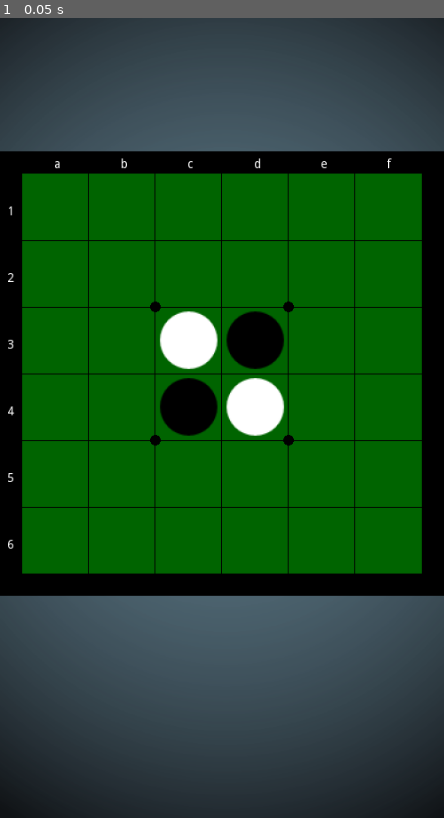
Above: before the commit, frame 1.
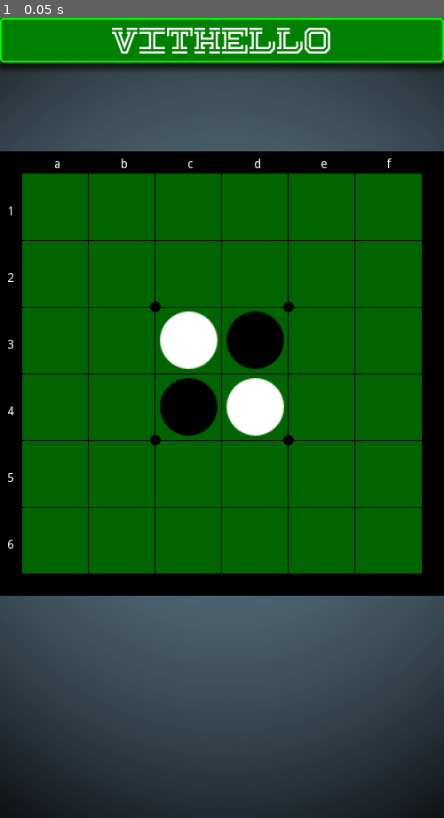
Above: after the commit, the same moment.

Repository: vivisuke/Othello6x6
Game: Godot game, scene res://MainSene.tscn
The game is run twice, just before and just after one commit, with the same random seed, the same clock (stepped at 60 frames per second) and the same inputs.
Inputs:
- Up to frame 1 (0.05 s): no input

The runs differ from the first frame. In frame 1, 6.4% of the frame differs, in the area x 0-100%, y 0-7%.

Commit message:
0060 ◎ C 09/17 09/17 0.001│ToDo│盤面上部にアプリ名「vithello」？表示

Diff:
--- a/Godot/Othello6x6/MainSene.tscn
+++ b/Godot/Othello6x6/MainSene.tscn
@@ -6,6 +6,12 @@
 [ext_resource path="res://images/white.png" type="Texture" id=4]
 [ext_resource path="res://images/black.png" type="Texture" id=5]
 [ext_resource path="res://scripts/MainSene.gd" type="Script" id=6]
+[ext_resource path="res://fonts/Hokjesgeest-PDGB.ttf" type="DynamicFontData" id=7]
+[ext_resource path="res://scripts/TitleBar.gd" type="Script" id=8]
+
+[sub_resource type="DynamicFont" id=2]
+size = 30
+font_data = ExtResource( 7 )
 
 [sub_resource type="TileSet" id=1]
 0/name = "empty.png 0"
@@ -59,6 +65,20 @@
 margin_bottom = 40.0
 texture = ExtResource( 1 )
 
+[node name="TitleBar" type="ColorRect" parent="."]
+margin_right = 500.0
+margin_bottom = 50.0
+color = Color( 0, 0.501961, 0, 1 )
+script = ExtResource( 8 )
+
+[node name="Label" type="Label" parent="TitleBar"]
+margin_right = 500.0
+margin_bottom = 50.0
+custom_fonts/font = SubResource( 2 )
+text = "vithello"
+align = 1
+valign = 1
+
 [node name="Board" type="ColorRect" parent="."]
 margin_top = 150.0
 margin_right = 500.0
--- /dev/null
+++ b/Godot/Othello6x6/scripts/TileMap.gd
@@ -0,0 +1,16 @@
+extends TileMap
+
+
+# Declare member variables here. Examples:
+# var a = 2
+# var b = "text"
+
+
+# Called when the node enters the scene tree for the first time.
+func _ready():
+	pass # Replace with function body.
+
+
+# Called every frame. 'delta' is the elapsed time since the previous frame.
+#func _process(delta):
+#	pass
--- /dev/null
+++ b/Godot/Othello6x6/scripts/TitleBar.gd
@@ -0,0 +1,18 @@
+extends ColorRect
+
+
+const RADIUS = 5
+
+func _draw():
+	var style_box = StyleBoxFlat.new()      # 影、ボーダなどを描画するための矩形スタイルオブジェクト
+	style_box.bg_color = color   # 矩形背景色
+	style_box.border_color = Color.green
+	style_box.set_border_width_all(2)
+	style_box.set_corner_radius_all(RADIUS)
+	style_box.shadow_offset = Vector2(0, 4)     # 影オフセット
+	style_box.shadow_size = 8                   # 影（ぼかし）サイズ
+	draw_style_box(style_box, Rect2(Vector2(0, 0), self.rect_size))      # style_box に設定した矩形を描画
+
+
+func _ready():
+	pass # Replace with function body.
Not shown: 1 places in Godot/Othello6x6/MainSene.tscn that only renumber resources
Binary file added: Godot/Othello6x6/fonts/FlopDesignFONT.otf
Binary file added: Godot/Othello6x6/fonts/Hokjesgeest-PDGB.ttf
Binary file added: Godot/Othello6x6/fonts/arial.ttf
Binary file added: Godot/Othello6x6/fonts/arialbd.ttf
Binary file added: Godot/Othello6x6/fonts/smartFontUI.otf
Not shown, changed: Othello6x6.spr
